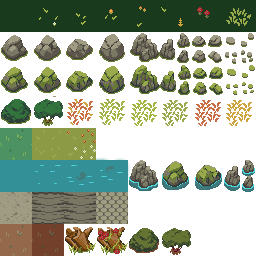
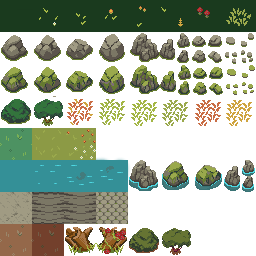
Revision of a layered 256×256 image; what changed, layer by layer:
painted on "Layer 28" over [96, 227, 128, 255]
